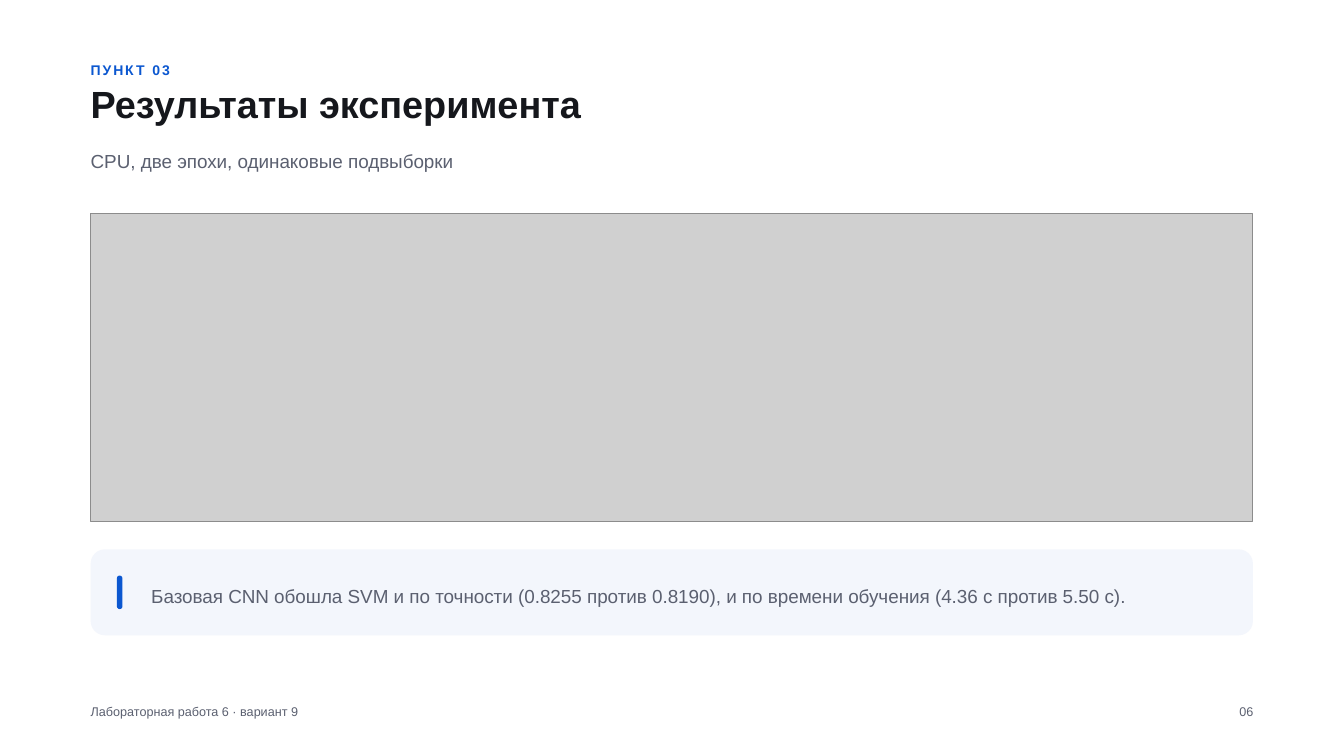
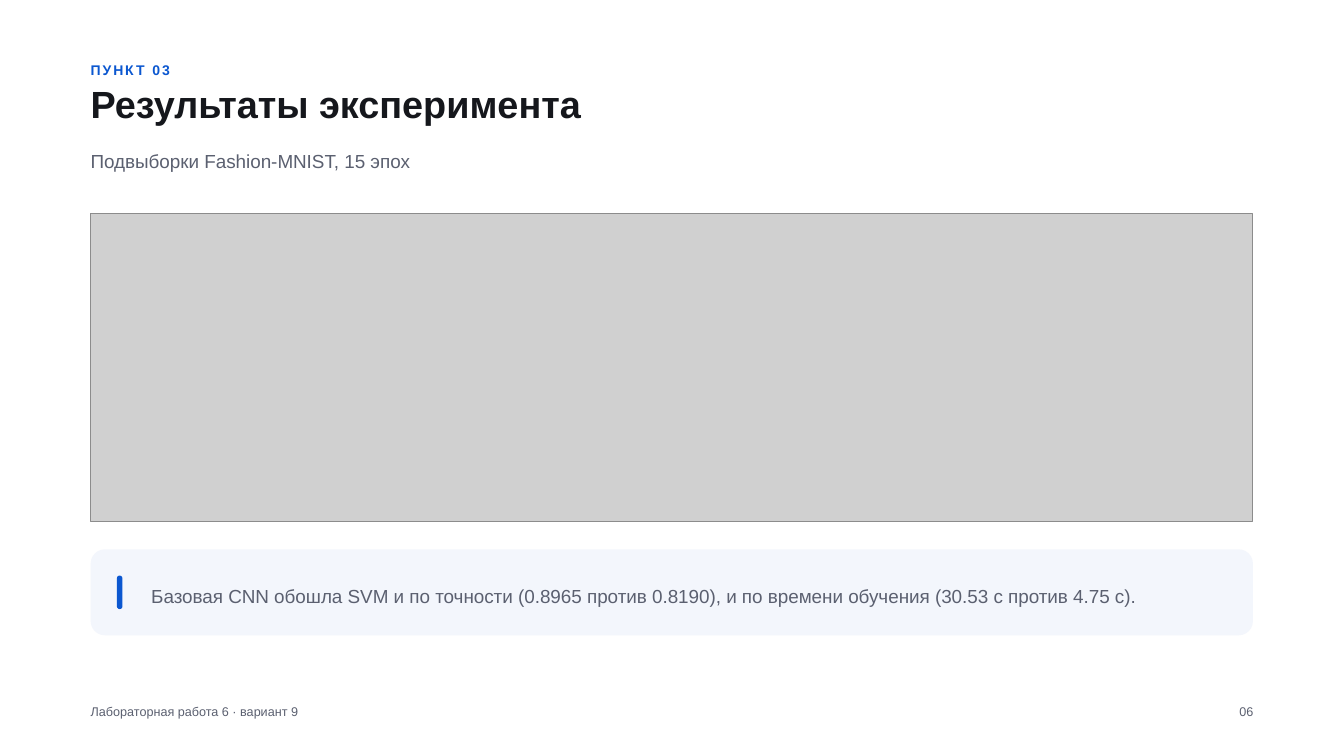
Before and after one commit to stepanshepilov/TSU_CV, a slide deck: slide 6 of lab6/Лабораторная_6_вариант_9.pptx. Drawn at 1344x756 pixels with LibreOffice and Linux fonts; fonts in the diff are those of the drawing; grey boxes stand for pictures. Boxes give left, top, right and bottom in pixels: in the first picture for what was removed or moved away, otherwise in the second. Text is boxed around its words. In the diff, an @@ line names an element or a change of style, - is before the commit and + after.

```diff
--- a/lab6/Лабораторная_6_вариант_9.pptx
+++ b/lab6/Лабораторная_6_вариант_9.pptx
@@ text at <box>91,154,410,172</box>: text changed @@
-CPU, две эпохи, одинаковые подвыборки
+Подвыборки Fashion-MNIST, 15 эпох
@@ text at <box>151,589,1136,607</box>: text changed @@
-Базовая CNN обошла SVM и по точности (0.8255 против 0.8190), и по времени обучения (4.36 с против 5.50 с).
+Базовая CNN обошла SVM и по точности (0.8965 против 0.8190), и по времени обучения (30.53 с против 4.75 с).
```
Also in this commit, not shown: 4 other slides changed, 1 slide added, 1 slide removed, 7 other files.
